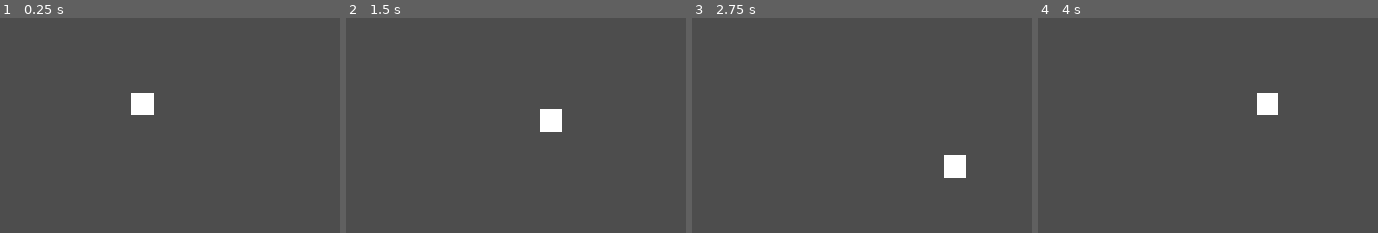
Above: before the commit, frames 1-4 (left to right).
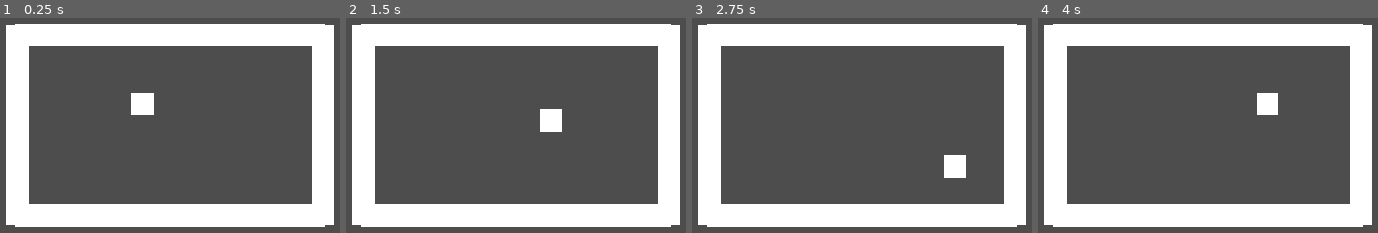
Above: after the commit, the same moments.

Repository: FurrionHD/prototipo-rpg-mazmorras
Game: Godot game, scene res://scenes/levels/main.tscn
Two runs of this game, one before a commit and one after it. Both use one fixed random seed, a clock stepped at 60 frames per second and the inputs below. This scene is started directly instead of the project's main scene.
Inputs:
- Up to frame 1 (0.25 s): no input
- Up to frame 2 (1.5 s): tap Enter at 0.5 s; hold D (move_right) 0.53-1.28 s; hold S (move_down) from 1.28 s (still down)
- Up to frame 3 (2.75 s): release S (move_down) at 2.03 s; hold D (move_right) from 2.03 s (still down)
- Up to frame 4 (4 s): release D (move_right) at 2.78 s; hold W (move_up) 2.78-3.53 s; hold A (move_left) from 3.53 s (still down)

The runs differ from the first frame. In frame 1, 30% of the frame differs, in the area x 1-99%, y 2-98%; in frame 2, 30%; in frame 3, 30%; in frame 4, 30%.

Commit message:
KAN-15 KAN-16: Sala con paredes y colisiones en main.tscn
Anade un contenedor "Walls" con 4 instancias de wall.tscn (arriba,
abajo, izquierda, derecha) escaladas para formar una sala rectangular
cerrada. El jugador colisiona con los muros (probado).

Co-Authored-By: Claude Opus 4.8 <noreply@anthropic.com>

Diff:
--- a/scenes/levels/main.tscn
+++ b/scenes/levels/main.tscn
@@ -1,8 +1,27 @@
 [gd_scene format=3 uid="uid://d27u6g55m2ygj"]
 
 [ext_resource type="PackedScene" uid="uid://bgndhyu01suwv" path="res://scenes/actors/player/player.tscn" id="1_72ix8"]
+[ext_resource type="PackedScene" uid="uid://bd26b4wbnosli" path="res://scenes/levels/wall.tscn" id="2_2vj2h"]
 
 [node name="Main" type="Node2D" unique_id=731661649]
 
 [node name="Player" parent="." unique_id=283709743 instance=ExtResource("1_72ix8")]
 position = Vector2(300, 200)
+
+[node name="Walls" type="Node2D" parent="." unique_id=1337684330]
+
+[node name="WallTop" parent="Walls" unique_id=395883895 instance=ExtResource("2_2vj2h")]
+position = Vector2(340, 100)
+scale = Vector2(14, 1)
+
+[node name="WallBottom" parent="Walls" unique_id=1290897225 instance=ExtResource("2_2vj2h")]
+position = Vector2(340, 360)
+scale = Vector2(14, 1)
+
+[node name="WallLeft" parent="Walls" unique_id=1951221623 instance=ExtResource("2_2vj2h")]
+position = Vector2(120, 230)
+scale = Vector2(1, 9)
+
+[node name="WallRight" parent="Walls" unique_id=918058462 instance=ExtResource("2_2vj2h")]
+position = Vector2(560, 230)
+scale = Vector2(1, 9)
